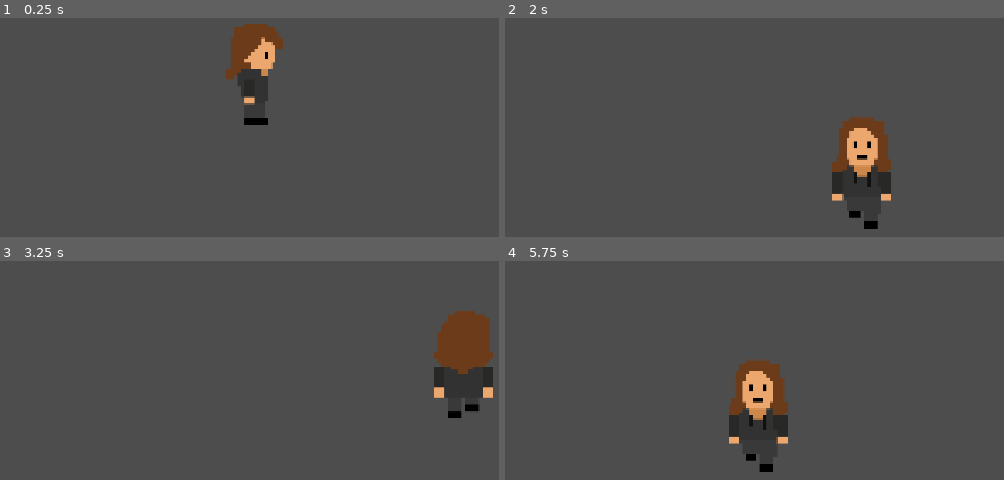
Above: before the commit, frames 1-4 (two rows, left to right).
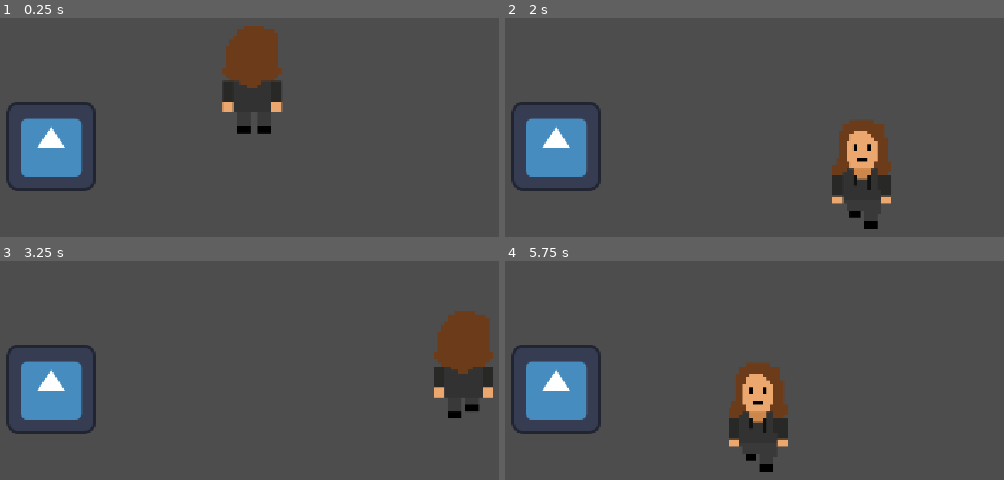
Above: after the commit, the same moments.

Repository: etper/pimpek-rpg-game
Game: Godot game, scene res://main.tscn
Two runs of this game, one before a commit and one after it. Both use one fixed random seed, a clock stepped at 60 frames per second and the inputs below. The engine's default icon, where the game draws it, is replaced by a stand-in: a white triangle on a blue panel in a dark square.
Inputs:
- Up to frame 1 (0.25 s): no input
- Up to frame 2 (2 s): tap Enter at 0.5 s; hold D (move_right) 0.53-1.28 s; tap Z (interact, bound only after the commit) at 0.6, 1.35 s; hold S (move_down) from 1.28 s (still down)
- Up to frame 3 (3.25 s): release S (move_down) at 2.03 s; hold D (move_right) 2.03-2.78 s; tap Z (interact, bound only after the commit) at 2.1, 2.85 s; hold W (move_up) from 2.78 s (still down)
- Up to frame 4 (5.75 s): release W (move_up) at 3.53 s; hold A (move_left) 3.53-5.03 s; tap Z (interact, bound only after the commit) at 3.6, 4.35, 5.1 s; hold S (move_down) from 5.03 s (still down)

The runs differ from the first frame. In frame 1, 7.2% of the frame differs, in the area x 1-57%, y 2-79%; in frame 2, 5.0%; in frame 3, 4.2%; in frame 4, 5.0%.

Commit message:
interacting!

Diff:
--- a/main.tscn
+++ b/main.tscn
@@ -1,10 +1,14 @@
 [gd_scene format=3 uid="uid://c1rvsinu081wm"]
 
-[ext_resource type="PackedScene" uid="uid://d3e4optw0tb3" path="res://player.tscn" id="1_ig7tw"]
-[ext_resource type="Script" uid="uid://delvtvrc53ses" path="res://player.gd" id="2_0xm2m"]
+[ext_resource type="PackedScene" uid="uid://d3e4optw0tb3" path="res://scenes/player.tscn" id="1_ig7tw"]
+[ext_resource type="Script" uid="uid://delvtvrc53ses" path="res://scripts/player.gd" id="2_0xm2m"]
+[ext_resource type="PackedScene" uid="uid://dbgwexn3egno0" path="res://scenes/Interactable.tscn" id="3_h2yge"]
 
 [node name="Main" type="Node2D" unique_id=1148531345]
 
 [node name="Player" parent="." unique_id=679463758 instance=ExtResource("1_ig7tw")]
 position = Vector2(514, 262)
 script = ExtResource("2_0xm2m")
+
+[node name="Interactable" parent="." unique_id=497211360 instance=ExtResource("3_h2yge")]
+position = Vector2(222, 362)
--- a/pimpek_frames.tres
+++ b/pimpek_frames.tres
@@ -5,6 +5,14 @@
 [sub_resource type="AtlasTexture" id="AtlasTexture_t8ojn"]
 atlas = ExtResource("1_t8ojn")
 region = Rect2(0, 0, 192, 192)
+
+[sub_resource type="AtlasTexture" id="AtlasTexture_q8l3l"]
+atlas = ExtResource("1_t8ojn")
+region = Rect2(0, 192, 192, 192)
+
+[sub_resource type="AtlasTexture" id="AtlasTexture_mlrx8"]
+atlas = ExtResource("1_t8ojn")
+region = Rect2(0, 576, 192, 192)
 
 [sub_resource type="AtlasTexture" id="AtlasTexture_3mqsh"]
 atlas = ExtResource("1_t8ojn")
@@ -21,22 +29,6 @@
 [sub_resource type="AtlasTexture" id="AtlasTexture_h6nkm"]
 atlas = ExtResource("1_t8ojn")
 region = Rect2(576, 0, 192, 192)
-
-[sub_resource type="AtlasTexture" id="AtlasTexture_q8l3l"]
-atlas = ExtResource("1_t8ojn")
-region = Rect2(0, 384, 192, 192)
-
-[sub_resource type="AtlasTexture" id="AtlasTexture_mlrx8"]
-atlas = ExtResource("1_t8ojn")
-region = Rect2(192, 384, 192, 192)
-
-[sub_resource type="AtlasTexture" id="AtlasTexture_l866l"]
-atlas = ExtResource("1_t8ojn")
-region = Rect2(384, 384, 192, 192)
-
-[sub_resource type="AtlasTexture" id="AtlasTexture_hbpr3"]
-atlas = ExtResource("1_t8ojn")
-region = Rect2(576, 384, 192, 192)
 
 [sub_resource type="AtlasTexture" id="AtlasTexture_jdqu4"]
 atlas = ExtResource("1_t8ojn")
@@ -77,7 +69,23 @@
 "texture": SubResource("AtlasTexture_t8ojn")
 }],
 "loop": 1,
-"name": &"idle",
+"name": &"idle_down",
+"speed": 5.0
+}, {
+"frames": [{
+"duration": 1.0,
+"texture": SubResource("AtlasTexture_q8l3l")
+}],
+"loop": 1,
+"name": &"idle_side",
+"speed": 5.0
+}, {
+"frames": [{
+"duration": 1.0,
+"texture": SubResource("AtlasTexture_mlrx8")
+}],
+"loop": 1,
+"name": &"idle_up",
 "speed": 5.0
 }, {
 "frames": [{
@@ -95,23 +103,6 @@
 }],
 "loop": 1,
 "name": &"walk_down",
-"speed": 5.0
-}, {
-"frames": [{
-"duration": 1.0,
-"texture": SubResource("AtlasTexture_q8l3l")
-}, {
-"duration": 1.0,
-"texture": SubResource("AtlasTexture_mlrx8")
-}, {
-"duration": 1.0,
-"texture": SubResource("AtlasTexture_l866l")
-}, {
-"duration": 1.0,
-"texture": SubResource("AtlasTexture_hbpr3")
-}],
-"loop": 1,
-"name": &"walk_left",
 "speed": 5.0
 }, {
 "frames": [{
--- a/player.gd
+++ /dev/null
@@ -1,31 +0,0 @@
-extends CharacterBody2D
-
-@export var speed := 200.0
-
-@onready var anim = $AnimatedSprite2D
-
-func _physics_process(_delta):
-	var direction = Input.get_vector(
-		"move_left",
-		"move_right",
-		"move_up",
-        "move_down"
-	)
-
-	velocity = direction * speed
-	move_and_slide()
-
-	if direction == Vector2.ZERO:
-		if anim.animation.begins_with("walk"):
-			anim.play(anim.animation.replace("walk", "idle"))
-		return
-
-	if abs(direction.x) > abs(direction.y):
-		anim.flip_h = direction.x < 0
-		anim.play("walk_side")
-	elif direction.y > 0:
-		anim.flip_h = false
-		anim.play("walk_down")
-	else:
-		anim.flip_h = false
-		anim.play("walk_up")
--- a/player.tscn
+++ /dev/null
@@ -1,9 +0,0 @@
-[gd_scene format=3 uid="uid://d3e4optw0tb3"]
-
-[ext_resource type="SpriteFrames" uid="uid://dpxvr6jaeing" path="res://pimpek_frames.tres" id="1_4flbx"]
-
-[node name="Player" type="CharacterBody2D" unique_id=679463758]
-
-[node name="AnimatedSprite2D" type="AnimatedSprite2D" parent="." unique_id=776353048]
-sprite_frames = ExtResource("1_4flbx")
-animation = &"walk_side"
--- a/project.godot
+++ b/project.godot
@@ -42,6 +42,11 @@
 "events": [Object(InputEventKey,"resource_local_to_scene":false,"resource_name":"","device":-1,"window_id":0,"alt_press …(192 unchanged characters)…
 ]
 }
+interact={
+"deadzone": 0.2,
+"events": [Object(InputEventKey,"resource_local_to_scene":false,"resource_name":"","device":-1,"window_id":0,"alt_pressed":false,"shift_pressed":false,"ctrl_pressed":false,"meta_pressed":false,"pressed":false,"keycode":0,"physical_keycode":90,"key_label":0,"unicode":122,"location":0,"echo":false,"script":null)
+]
+}
 
 [physics]
 
--- /dev/null
+++ b/scenes/Interactable.tscn
@@ -0,0 +1,16 @@
+[gd_scene format=3 uid="uid://dbgwexn3egno0"]
+
+[ext_resource type="Script" uid="uid://dwmpyn4ib731t" path="res://scripts/interactable.gd" id="1_msfch"]
+[ext_resource type="Texture2D" uid="uid://c6lra44g0pvrh" path="res://icon.svg" id="2_ojdgt"]
+
+[sub_resource type="RectangleShape2D" id="RectangleShape2D_0iwdk"]
+size = Vector2(132, 132)
+
+[node name="Interactable" type="Area2D" unique_id=73629740]
+script = ExtResource("1_msfch")
+
+[node name="Sprite2D" type="Sprite2D" parent="." unique_id=122994009]
+texture = ExtResource("2_ojdgt")
+
+[node name="CollisionShape2D" type="CollisionShape2D" parent="." unique_id=931893703]
+shape = SubResource("RectangleShape2D_0iwdk")
--- /dev/null
+++ b/scenes/player.tscn
@@ -0,0 +1,18 @@
+[gd_scene format=3 uid="uid://d3e4optw0tb3"]
+
+[ext_resource type="SpriteFrames" uid="uid://dpxvr6jaeing" path="res://pimpek_frames.tres" id="1_4flbx"]
+
+[sub_resource type="RectangleShape2D" id="RectangleShape2D_vkqoe"]
+size = Vector2(96, 42)
+
+[node name="Player" type="CharacterBody2D" unique_id=679463758]
+
+[node name="AnimatedSprite2D" type="AnimatedSprite2D" parent="." unique_id=776353048]
+sprite_frames = ExtResource("1_4flbx")
+animation = &"walk_up"
+
+[node name="InteractionArea" type="Area2D" parent="." unique_id=103461104]
+
+[node name="CollisionShape2D" type="CollisionShape2D" parent="InteractionArea" unique_id=346552234]
+position = Vector2(1, 102)
+shape = SubResource("RectangleShape2D_vkqoe")
--- /dev/null
+++ b/scripts/interactable.gd
@@ -0,0 +1,6 @@
+extends Area2D
+
+@export_multiline var text := "Hello!"
+
+func interact():
+	print(text)
--- /dev/null
+++ b/scripts/player.gd
@@ -0,0 +1,61 @@
+extends CharacterBody2D
+
+@export var speed := 200.0
+
+var facing := Vector2.DOWN
+
+@onready var anim = $AnimatedSprite2D
+@onready var interaction_area = $InteractionArea
+
+func _physics_process(_delta):
+	var direction = Input.get_vector(
+		"move_left",
+		"move_right",
+		"move_up",
+		"move_down"
+	)
+
+	if direction != Vector2.ZERO:
+		facing = direction.normalized()
+
+	velocity = direction * speed
+	move_and_slide()
+
+	# Move interaction area in front of player
+	interaction_area.position = facing * 24
+
+	# Animations
+	if direction == Vector2.ZERO:
+		if anim.animation == "walk_down":
+			anim.flip_h = false
+			anim.play("idle_down")
+		elif anim.animation == "walk_up":
+			anim.flip_h = false
+			anim.play("idle_up")
+		elif anim.animation == "walk_side":
+			anim.play("idle_side")
+	else:
+		if abs(direction.x) > abs(direction.y):
+			anim.flip_h = direction.x < 0
+			anim.play("walk_side")
+		elif direction.y > 0:
+			anim.flip_h = false
+			anim.play("walk_down")
+		else:
+			anim.flip_h = false
+			anim.play("walk_up")
+
+	# Interact
+	if Input.is_action_just_pressed("interact"):
+		interact()
+
+func interact():
+	for area in interaction_area.get_overlapping_areas():
+		if area.has_method("interact"):
+			area.interact()
+			return
+
+	for body in interaction_area.get_overlapping_bodies():
+		if body.has_method("interact"):
+			body.interact()
+			return
Not shown, added: scripts/interactable.gd.uid
Renamed: player.gd.uid -> scripts/player.gd.uid
Binary file changed: sprites/pimpekWalk.png
